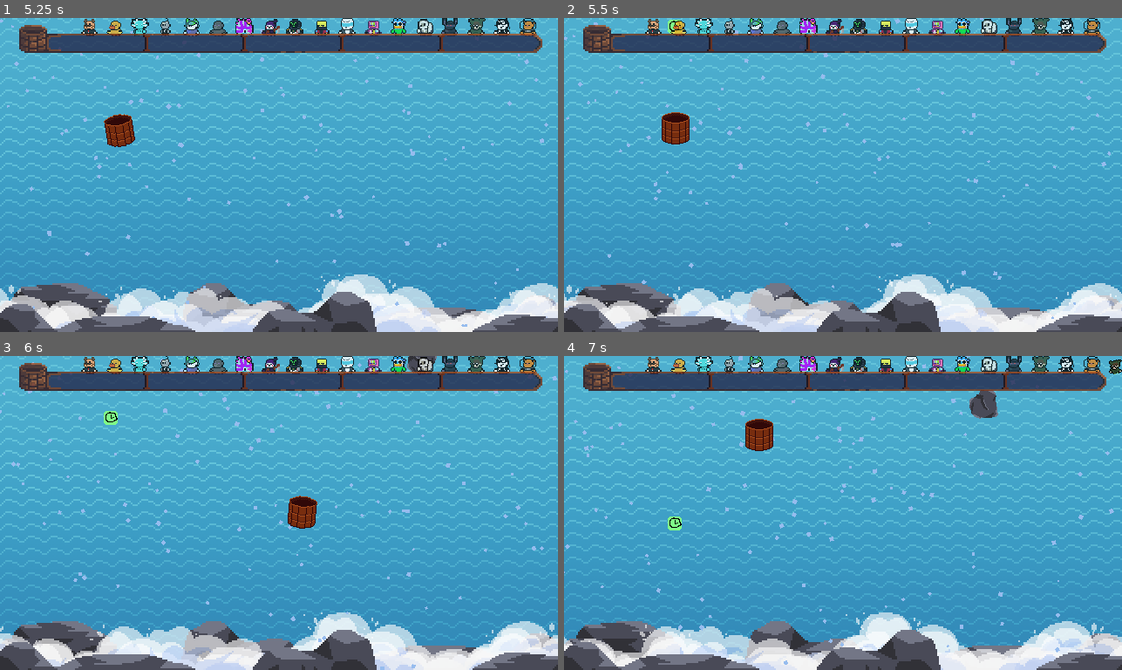
Above: before the commit, frames 1-4 (two rows, left to right).
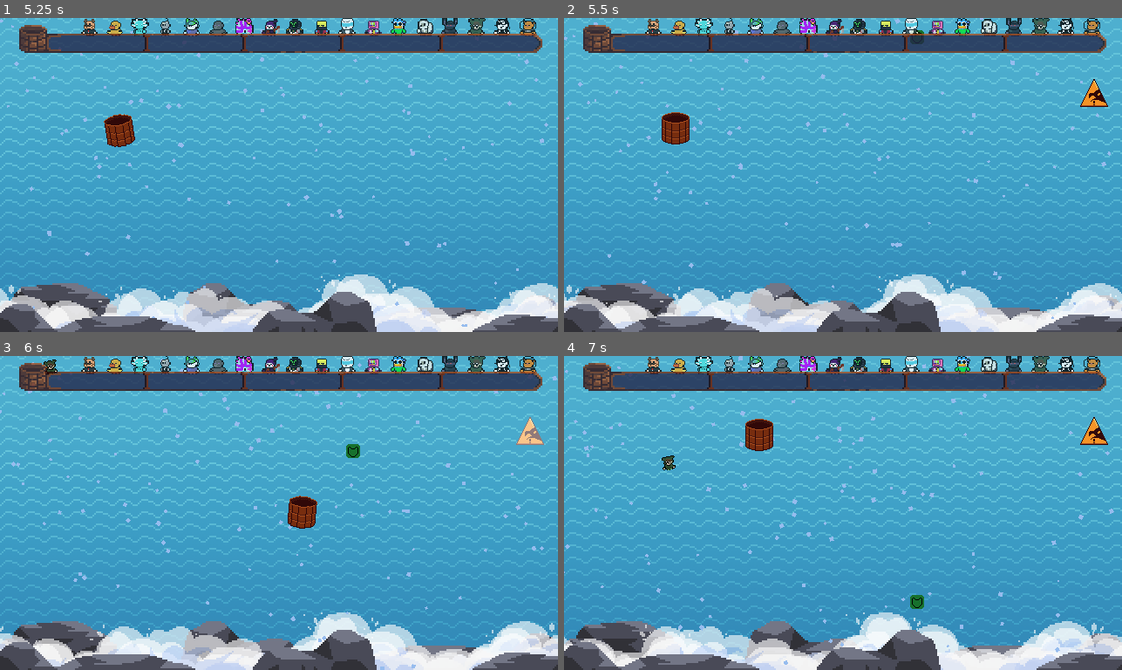
Above: after the commit, the same moments.

Repository: DissonantVoid/Project-Waterfall
Game: Godot game, scene res://scenes/game/menu.tscn
The game is run twice, just before and just after one commit, with the same random seed, the same clock (stepped at 60 frames per second) and the same inputs.
Inputs (mouse positions are in pixels of both pictures, inside the frame that each line leads up to):
- Up to frame 1 (5.25 s): click "START" at 0.5 s; tap Enter at 1.25 s; move the mouse to (401, 159) at 1.27 s; move the mouse to (167, 190) at 2.02 s; hold Escape (back) 2.03-2.78 s; move the mouse to (334, 105) at 2.77 s; move the mouse to (251, 237) at 3.52 s; move the mouse to (446, 222) at 4.27 s; hold Escape (back) from 4.28 s (still down); move the mouse to (111, 127) at 5.02 s
- Up to frame 2 (5.5 s): keep holding Escape (back)
- Up to frame 3 (6 s): keep holding Escape (back); move the mouse to (306, 513) at 5.77 s
- Up to frame 4 (7 s): move the mouse to (759, 434) at 6.52 s; release Escape (back) at 6.53 s

Frame 1 is identical in both runs. In frame 2, 0.4% of the frame differs, in the area x 18-98%, y 0-29%; in frame 3, 0.8%; in frame 4, 1.0%, in the area x 17-100%, y 1-81%.

Commit message:
improved time manipulation code and reorganized main scene tree

Diff:
--- a/project.godot
+++ b/project.godot
@@ -53,6 +53,7 @@
 SceneManager="*res://scenes/autoloads/scene_manager.tscn"
 Utility="*res://scenes/autoloads/utility.gd"
 AudioManager="*res://scenes/autoloads/audio_manager.tscn"
+LevelData="*res://scenes/autoloads/level_data.gd"
 
 [display]
 
--- /dev/null
+++ b/scenes/autoloads/level_data.gd
@@ -0,0 +1,17 @@
+extends Node
+
+signal time_factor_changed
+
+# NOTE: can be used in other things like stats
+# for the sake of consistency only main.gd have access in main.tscn
+# but any scene can use its signals
+
+var time_factor : float = 1.0 setget _set_time_factor
+
+
+func _set_time_factor(value : float):
+	time_factor = value
+	emit_signal("time_factor_changed")
+
+func reset():
+	time_factor = 1.0
--- a/scenes/autoloads/utility.gd
+++ b/scenes/autoloads/utility.gd
@@ -2,16 +2,6 @@
 
 var rng : RandomNumberGenerator = RandomNumberGenerator.new()
 
-var _is_slow : bool = false
-var _slowing_factor : float = 0.25
-var _is_fast : bool = false
-
-func _set_slowing(speed : bool):
-	_is_slow = speed
-
-func _set_accelerating(speed : bool):
-	_is_fast = speed
-
 func _init():
 	randomize()
 	rng.randomize()
--- /dev/null
+++ b/scenes/game/characters_spawner.gd
@@ -0,0 +1,36 @@
+extends Node2D
+
+onready var _chars_container : Node2D = $Characters
+onready var _spawn_timer : Timer = $SpawnTimer
+
+const _character_scene : PackedScene = preload("res://scenes/objects/character.tscn")
+
+const _pulse_force : float = 420.0
+var _spawn_time : float
+
+var _view_size : Vector2 = Vector2(
+	ProjectSettings.get_setting("display/window/size/width"),
+	ProjectSettings.get_setting("display/window/size/height")
+) * 2
+
+
+func _ready():
+	_spawn_timer.start()
+
+func update_rules(time_between_spawn : float):
+	_spawn_time = time_between_spawn
+	_spawn_timer.wait_time = _spawn_time / LevelData.time_factor
+
+func do_pulse():
+	# push character along with the pulse
+	for character in _chars_container.get_children():
+		var x_direction : float = character.global_position.x - _view_size.x/2
+		character.apply_central_impulse(Vector2(x_direction * _pulse_force, 0))
+
+func _on_spawn_timeout():
+	var instance := _character_scene.instance()
+	_chars_container.add_child(instance)
+	instance.global_position = Vector2(Utility.rng.randf_range(0, _view_size.x), -10)
+
+	_spawn_timer.wait_time = _spawn_time / LevelData.time_factor
+	_spawn_timer.start()
--- a/scenes/game/main.gd
+++ b/scenes/game/main.gd
@@ -1,23 +1,16 @@
 extends Node2D
 
 onready var _waterfall_bg : AnimatedSprite = $Background/Waterfall
+onready var _waterfall_particles : Particles2D = $Background/WaterParticles
 onready var _ui : CanvasLayer = $UI
 onready var _camera : Camera2D = $GameCamera
-onready var _spawn_timer : Timer = $Timers/SpawnTimer
-onready var _chars_container : Node2D = $Characters
 onready var _bucket : Node2D = $Bucket
 
+onready var _characters_spawner : Node2D = $Spawners/CharactersSpawner
 onready var _hazards_maker : Node2D = $Spawners/HazardsMaker
 onready var _clouds : Node2D = $Spawners/Clouds
 onready var _powerups_spawner : Node2D = $Spawners/PowerupsSpawner
 
-# TODO: maybe we should move this to another class, why is characters spawning this calss's responsibility?
-const _character_scene : PackedScene = preload("res://scenes/objects/character.tscn")
-
-var _view_size : Vector2 = Vector2(
-	ProjectSettings.get_setting("display/window/size/width"),
-	ProjectSettings.get_setting("display/window/size/height")
-) * 2
 const _levels_count : int = 5 # if you change this, you have to add/remove levels from res://resources/files/level_rules.cfg, you'd also need to change the progress bar and.. just don't do it alright?
 const _points_to_win : int = 100
 const _points_to_levelup : int = _points_to_win / _levels_count
@@ -26,8 +19,6 @@
 
 var _levels_rules : Array
 var _is_paused : bool = false
-const _pulse_force : float = 420.0
-var _slowed : bool = false
 
 # TODO: the game starts immidiatly, we need to give player
 #       time to process what's what first, a delay at the start before
@@ -49,25 +40,19 @@
 		if child.pause_mode == Node.PAUSE_MODE_INHERIT:
 			child.pause_mode = Node.PAUSE_MODE_STOP
 
+	LevelData.connect("time_factor_changed", self, "_on_level_time_factor_changed")
+
 	_bucket.connect("character_saved",self,"_on_bucket_character_saved")
 	_bucket.connect("hit_hazard",self,"_on_bucket_hit_hazard")
 	_bucket.connect("powerup_picked",self,"_on_bucket_powerup_picked")
 	_bucket.connect("powerup_finished",self,"_on_bucket_powerup_finished")
+	_bucket.connect("time_factor_changed",self,"_on_bucket_time_factor_changed")
 	_ui.connect("pulsed", self, "_on_ui_pulsed")
 	_ui.connect("forced_unpause", self, "_on_ui_forced_unpause")
 	_ui.setup(_points_to_win)
 
 	_load_rules_from_file()
 	_apply_rules()
-	_spawn_timer.start()
-
-func _process(delta : float):
-	if Utility._is_slow and not _slowed:
-		_spawn_timer.wait_time /= Utility._slowing_factor
-		_slowed = true
-	if not Utility._is_slow and _slowed:
-		_spawn_timer.wait_time *= Utility._slowing_factor
-		_slowed = false
 
 func _input(event : InputEvent):
 	if event.is_action_pressed("pause"):
@@ -79,13 +64,11 @@
 func _exit_tree():
 	Input.mouse_mode = Input.MOUSE_MODE_VISIBLE
 	get_tree().paused = false
+	LevelData.reset()
 
-func _on_spawn_timeout():
-	var instance := _character_scene.instance()
-	_chars_container.add_child(instance)
-	instance.global_position = Vector2(Utility.rng.randf_range(0, _view_size.x), -10)
-
-	_spawn_timer.start()
+func _on_level_time_factor_changed():
+	_waterfall_particles.speed_scale = LevelData.time_factor
+	_waterfall_particles.speed_scale = LevelData.time_factor
 
 func _on_bucket_character_saved():
 	_increment_points(_levels_rules[_current_level]["points_per_catch"])
@@ -106,12 +89,11 @@
 func _on_bucket_powerup_finished():
 	_powerups_spawner.bucket_powerup_finished()
 
+func _on_bucket_time_factor_changed(factor : float):
+	LevelData.time_factor = factor
+
 func _on_ui_pulsed():
-	# push character along with the pulse
-	for character in _chars_container.get_children():
-		var x_direction : float = character.global_position.x - _view_size.x/2
-		character.apply_central_impulse(Vector2(x_direction * _pulse_force, 0))
-
+	_characters_spawner.do_pulse()
 	_camera.shake(_camera.ShakeLevel.med)
 
 func _on_ui_forced_unpause():
@@ -160,7 +142,7 @@
 
 func _apply_rules():
 	var curr_level_data : Dictionary = _levels_rules[_current_level]
-	_spawn_timer.wait_time = curr_level_data["time_between_spawn"]
+	_characters_spawner.update_rules(curr_level_data["time_between_spawn"])
 	_clouds.update_rules(curr_level_data["time_between_clouds"])
 	_hazards_maker.update_rules(
 		curr_level_data["time_between_hazards"],
@@ -199,9 +181,3 @@
 		level_dict["powerup_min_speed"]      = config_file.get_value(level, "powerup_min_speed")
 		level_dict["powerup_max_speed"]      = config_file.get_value(level, "powerup_max_speed")
 		_levels_rules.append(level_dict)
-
-	# for debugging:
-	#for k in range(5):
-	#	prints("level----")
-	#	for j in _levels_rules[k]:
-	#		prints("%s : %d" % [j, _levels_rules[k][j]])
--- a/scenes/game/main.tscn
+++ b/scenes/game/main.tscn
@@ -21,6 +21,7 @@
 [ext_resource path="res://resources/textures/bg_rocks_back.png" type="Texture" id=19]
 [ext_resource path="res://resources/godot/wiggle_shader.tres" type="Material" id=20]
 [ext_resource path="res://resources/godot/pulse_shader.tres" type="Material" id=21]
+[ext_resource path="res://scenes/game/characters_spawner.gd" type="Script" id=22]
 
 [sub_resource type="AtlasTexture" id=33]
 atlas = ExtResource( 12 )
@@ -328,7 +329,7 @@
 texture = ExtResource( 18 )
 flip_h = true
 
-[node name="WaterParticles" type="Particles2D" parent="."]
+[node name="WaterParticles" type="Particles2D" parent="Background"]
 position = Vector2( 320, -24 )
 amount = 120
 lifetime = 3.2
@@ -373,9 +374,15 @@
 [node name="CollisionShape2D" type="CollisionShape2D" parent="Bucket/DetectionArea"]
 shape = SubResource( 12 )
 
-[node name="Characters" type="Node2D" parent="."]
-
 [node name="Spawners" type="Node2D" parent="."]
+
+[node name="CharactersSpawner" type="Node2D" parent="Spawners"]
+script = ExtResource( 22 )
+
+[node name="Characters" type="Node2D" parent="Spawners/CharactersSpawner"]
+
+[node name="SpawnTimer" type="Timer" parent="Spawners/CharactersSpawner"]
+one_shot = true
 
 [node name="HazardsMaker" type="Node2D" parent="Spawners"]
 script = ExtResource( 9 )
@@ -427,11 +434,6 @@
 
 [node name="CollisionShape2D" type="CollisionShape2D" parent="Abyss"]
 shape = SubResource( 4 )
-
-[node name="Timers" type="Node2D" parent="."]
-
-[node name="SpawnTimer" type="Timer" parent="Timers"]
-one_shot = true
 
 [connection signal="pressed" from="UI/Pause/ButtonMargin/Back" to="UI" method="_on_back_to_menu_pressed"]
 [connection signal="timeout" from="UI/Pause/UnpauseTimer" to="UI" method="_on_unpause_timer_timeout"]
@@ -440,8 +442,8 @@
 [connection signal="body_exited" from="Bucket/InsideArea" to="Bucket" method="_on_body_exited_inside_area"]
 [connection signal="area_entered" from="Bucket/DetectionArea" to="Bucket" method="_on_detection_body_or_area_entered"]
 [connection signal="body_entered" from="Bucket/DetectionArea" to="Bucket" method="_on_detection_body_or_area_entered"]
+[connection signal="timeout" from="Spawners/CharactersSpawner/SpawnTimer" to="Spawners/CharactersSpawner" method="_on_spawn_timeout"]
 [connection signal="timeout" from="Spawners/HazardsMaker/SpawnTimer" to="Spawners/HazardsMaker" method="_on_spawn_timer_timeout"]
 [connection signal="timeout" from="Spawners/Clouds/SpawnTimer" to="Spawners/Clouds" method="_on_spawn_timer_timeout"]
 [connection signal="timeout" from="Spawners/PowerupsSpawner/SpawnTimer" to="Spawners/PowerupsSpawner" method="_on_spawn_timer_timeout"]
 [connection signal="body_entered" from="Abyss" to="." method="_on_abyss_body_entered"]
-[connection signal="timeout" from="Timers/SpawnTimer" to="." method="_on_spawn_timeout"]
--- a/scenes/objects/bucket.gd
+++ b/scenes/objects/bucket.gd
@@ -5,6 +5,7 @@
 signal hit_hazard
 signal powerup_picked
 signal powerup_finished
+signal time_factor_changed(factor)
 
 onready var _front_sprite : Sprite = $Front
 
@@ -81,7 +82,7 @@
 	powerup.powerup_cleanup()
 	emit_signal("powerup_finished")
 
-func _powerup_request(request_string : String):
+func _powerup_request(request_string : String, args : Dictionary = {}):
 	# for when a powerup can't do something on its own, and
 	# needs the bucket class to do it, like double its size etc..
 	match request_string:
@@ -91,6 +92,8 @@
 			# is this gonna cause issues in the future?
 			# looks very fragile
 			var tween : SceneTreeTween = get_tree().create_tween()
-			tween.tween_property(self, "scale", Vector2(0.8, 0.8), 0.4)
+			tween.tween_property(self, "scale", Vector2.ONE * args["factor"], 0.4)
 		"unshrink":
 			scale = Vector2.ONE
+		"modify_time":
+			emit_signal("time_factor_changed", args["factor"])
--- a/scenes/objects/character.gd
+++ b/scenes/objects/character.gd
@@ -12,7 +12,6 @@
 
 const _char_sprite_size : int = 16
 var _curr_character_idx : int
-var _slowed : bool = false
 
 # in the same order as the sprite sheet
 const _sounds_per_character : Array = [
@@ -49,22 +48,11 @@
 
 func _physics_process(delta : float):
 	# speed limit
-	if abs(linear_velocity.x) > _max_speed:
-		linear_velocity.x = _max_speed * sign(linear_velocity.x)
-	if abs(linear_velocity.y) > _max_speed:
-		linear_velocity.y = _max_speed * sign(linear_velocity.y)
-
-	if Utility._is_slow and not _slowed:
-		linear_velocity.x *= Utility._slowing_factor
-		linear_velocity.y *= Utility._slowing_factor
-		_max_speed *= Utility._slowing_factor
-		_slowed = true
-	if not Utility._is_slow and _slowed:
-		linear_velocity.x /= Utility._slowing_factor
-		linear_velocity.y /= Utility._slowing_factor
-		_max_speed /= Utility._slowing_factor
-		_slowed = false
-
+	var max_speed : float = _max_speed * LevelData.time_factor
+	if abs(linear_velocity.x) > max_speed:
+		linear_velocity.x = max_speed * sign(linear_velocity.x)
+	if abs(linear_velocity.y) > max_speed:
+		linear_velocity.y = max_speed * sign(linear_velocity.y)
 
 func bucket_interacted(is_inside : bool):
 	if is_inside:
--- a/scenes/objects/clouds.gd
+++ b/scenes/objects/clouds.gd
@@ -7,6 +7,7 @@
 const _texture : StreamTexture = preload("res://resources/textures/clouds.png")
 var _cloud_sprite_count : int # the number of clouds in the sprite sheet, calculated automatically
 
+var _spawn_time : float
 var _spawn_bounds : Dictionary = {
 	"x": Vector2(
 		-_half_cloud_size.x,
@@ -25,10 +26,12 @@
 	_spawn_timer.start()
 
 func update_rules(time_between_clouds : float):
-	_spawn_timer.wait_time = time_between_clouds
+	_spawn_time = time_between_clouds
+	_spawn_timer.wait_time = _spawn_time / LevelData.time_factor
 
 func _on_spawn_timer_timeout():
 	_spawn_cloud()
+	_spawn_timer.wait_time = _spawn_time / LevelData.time_factor
 	_spawn_timer.start()
 
 func _spawn_cloud():
@@ -56,7 +59,7 @@
 func _process(delta : float):
 	for sprite in _sprites_container.get_children():
 		var x_direction : int = sprite.get_meta("x_direction")
-		sprite.global_position.x += _float_speed * x_direction * delta
+		sprite.global_position.x += _float_speed * LevelData.time_factor * x_direction * delta
 
 		# remove if out of bounds in the x axis
 		if ( (x_direction == 1 && sprite.global_position.x > _spawn_bounds["x"][1]+_half_cloud_size.x) ||
--- a/scenes/objects/hazards/hazard_bird.gd
+++ b/scenes/objects/hazards/hazard_bird.gd
@@ -12,7 +12,6 @@
 var _x_edges : Vector2
 var _is_moving : bool = false
 var _is_holding_character : bool = false
-var _slowed : bool = false
 
 
 func setup(view_size : Vector2, min_speed : float, max_speed : float):
@@ -48,13 +47,7 @@
 
 func _process(delta : float):
 	if _is_moving:
-		if Utility._is_slow and not _slowed:
-			_speed *= Utility._slowing_factor
-			_slowed = true
-		if not Utility._is_slow and _slowed:
-			_speed /= Utility._slowing_factor
-			_slowed = false
-		global_position += _direction * _speed * delta
+		global_position += _direction * _speed * delta * LevelData.time_factor
 		if global_position.x < _x_edges[0] || global_position.x > _x_edges[1]:
 			queue_free()
 
--- a/scenes/objects/hazards/hazard_bird.tscn
+++ b/scenes/objects/hazards/hazard_bird.tscn
@@ -53,7 +53,6 @@
 
 [node name="Sprite" type="AnimatedSprite" parent="."]
 frames = SubResource( 9 )
-frame = 6
 playing = true
 
 [node name="CollisionShape2D" type="CollisionShape2D" parent="."]
--- a/scenes/objects/hazards/hazard_falling_rock.gd
+++ b/scenes/objects/hazards/hazard_falling_rock.gd
@@ -5,7 +5,6 @@
 
 var _fall_speed : float
 var _bottom_y : float
-var _slowed : bool = false
 
 
 func setup(view_size : Vector2, min_speed : float, max_speed : float):
@@ -17,14 +16,8 @@
 	_fall_speed = Utility.rng.randf_range(min_speed, max_speed)
 
 func _process(delta : float):
-	if Utility._is_slow and not _slowed:
-		_fall_speed *= Utility._slowing_factor
-		_slowed = true
-	if not Utility._is_slow and _slowed:
-		_fall_speed /= Utility._slowing_factor
-		_slowed = false
-	rotation_degrees += _fall_speed * delta
-	move_and_collide(Vector2(0, _fall_speed) * delta)
+	rotation_degrees += _fall_speed * delta * LevelData.time_factor
+	move_and_collide(Vector2(0, _fall_speed) * delta * LevelData.time_factor)
 
 	if position.y > _bottom_y:
 		queue_free()
--- a/scenes/objects/hazards_maker.gd
+++ b/scenes/objects/hazards_maker.gd
@@ -3,6 +3,7 @@
 onready var _spawn_timer : Timer = $SpawnTimer
 onready var _hazards_container : Node2D = $HazardsContainer
 
+var _spawn_time : float
 const _hazards : Dictionary = {
 	"falling_rock": preload("res://scenes/objects/hazards/hazard_falling_rock.tscn"),
 	"bird": preload("res://scenes/objects/hazards/hazard_bird.tscn")
@@ -11,29 +12,23 @@
 var _falling_rock_max_speed : float
 var _bird_min_speed : float
 var _bird_max_speed : float
-var _slowed : bool = false
+
 
 func _ready():
 	_spawn_timer.start()
 
 func update_rules(time_between_spawn : float, min_rock_speed : float,
 				max_rock_speed : float, min_bird_speed : float, max_bird_speed : float):
-	_spawn_timer.wait_time = time_between_spawn
+	_spawn_time = time_between_spawn
+	_spawn_timer.wait_time = _spawn_time / LevelData.time_factor
 	_falling_rock_min_speed = min_rock_speed
 	_falling_rock_max_speed = max_rock_speed
 	_bird_min_speed = min_bird_speed
 	_bird_max_speed = max_bird_speed
 
-func _process(delta : float):
-	if Utility._is_slow and not _slowed:
-		_spawn_timer.wait_time /= Utility._slowing_factor
-		_slowed = true
-	if not Utility._is_slow and _slowed:
-		_spawn_timer.wait_time *= Utility._slowing_factor
-		_slowed = false
-
 func _on_spawn_timer_timeout():
 	_spawn_hazard()
+	_spawn_timer.wait_time = _spawn_time / LevelData.time_factor
 	_spawn_timer.start()
 
 func _spawn_hazard():
--- a/scenes/objects/powerup_stone.gd
+++ b/scenes/objects/powerup_stone.gd
@@ -10,7 +10,7 @@
 	{"sprite_region":Rect2(Vector2.ZERO, Vector2(16, 16)), "powerup_scene":"res://scenes/objects/powerups/powerup_magnet.tscn"},
 	{"sprite_region":Rect2(Vector2(16, 0), Vector2(16, 16)), "powerup_scene":"res://scenes/objects/powerups/powerup_shrink.tscn"},
 	{"sprite_region":Rect2(Vector2(0, 16), Vector2(16, 16)), "powerup_scene":"res://scenes/objects/powerups/powerup_shield.tscn"},
-	{"sprite_region":Rect2(Vector2(32, 0), Vector2(16, 16)), "powerup_scene":"res://scenes/objects/powerups/powerup_clock.tscn"}, #TODO create a new icon and set the coordinates accordingly
+	{"sprite_region":Rect2(Vector2(32, 0), Vector2(16, 16)), "powerup_scene":"res://scenes/objects/powerups/powerup_clock.tscn"},
 ]
 var _self_powerup_data : Dictionary
 
@@ -20,6 +20,7 @@
 
 func _ready():
 	_self_powerup_data = _powerups[Utility.rng.randi_range(0, _powerups.size()-1)]
+
 	_sprite.texture.region = _self_powerup_data["sprite_region"]
 
 	# if it's the random stone.. well.. pick a random powerup
--- a/scenes/objects/powerups/powerup_clock.gd
+++ b/scenes/objects/powerups/powerup_clock.gd
@@ -14,9 +14,6 @@
 
 const _clock_offset : Vector2 = Vector2(0, +30)
 
-# TODO: slowing down the entire game has some issues, like characters taking
-#       longer inside the bucket to count as a score, and pause button
-#       getting affected as well
 
 func _process(delta):
 	global_position = _request_callback.call_func("global_position") + _clock_offset
@@ -25,14 +22,12 @@
 func powerup_start(request_callback : FuncRef):
 	.powerup_start(request_callback)
 
-	#Engine.time_scale = 0.1
-	Utility._set_slowing(true)
+	request_callback.call_func("modify_time", {"factor":0.2})
 	_timer.start()
 
 # override
 func powerup_cleanup():
-	#Engine.time_scale = 1.0
-	Utility._set_slowing(false)
+	_request_callback.call_func("modify_time", {"factor":1.0})
 	queue_free()
 
 func _on_life_timer_timeout():
--- a/scenes/objects/powerups/powerup_clock.tscn
+++ b/scenes/objects/powerups/powerup_clock.tscn
@@ -11,6 +11,5 @@
 
 [node name="LifeTimer" type="Timer" parent="."]
 wait_time = 10.0
-autostart = true
 
 [connection signal="timeout" from="LifeTimer" to="." method="_on_life_timer_timeout"]
--- a/scenes/objects/powerups/powerup_shrink.gd
+++ b/scenes/objects/powerups/powerup_shrink.gd
@@ -6,7 +6,7 @@
 func powerup_start(request_callback : FuncRef):
 	.powerup_start(request_callback)
 
-	request_callback.call_func("shrink")
+	request_callback.call_func("shrink", {"factor":0.8})
 	_timer.start()
 
 # override
--- a/scenes/objects/powerups_spawner.gd
+++ b/scenes/objects/powerups_spawner.gd
@@ -7,21 +7,12 @@
 
 var _min_stone_speed : float
 var _max_stone_speed : float
-var _slowed : bool = false
 
 # NOTE: there can only be 1 powerup at any given time
 
 
 func _ready():
 	_spawn_timer.start()
-
-func _process(delta : float):
-	if Utility._is_slow and not _slowed:
-		_spawn_timer.wait_time /= Utility._slowing_factor
-		_slowed = true
-	if not Utility._is_slow and _slowed:
-		_spawn_timer.wait_time *= Utility._slowing_factor
-		_slowed = false
 
 func update_rules(time_between_spawn : float, min_stone_speed : float, max_stone_speed : float):
 	_spawn_timer.wait_time = time_between_spawn
Not shown: 1 places in scenes/game/main.tscn that only renumber resources
